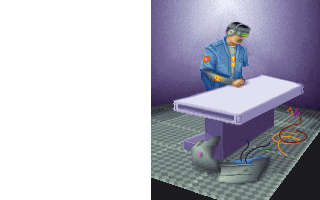
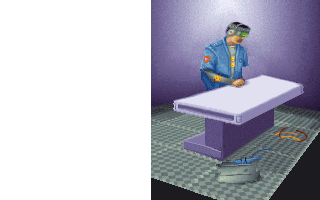
Layered file, before and after one edit (320px x 200px). Changes by layer:
painted on "Image" over bbox(180, 70, 314, 183)
